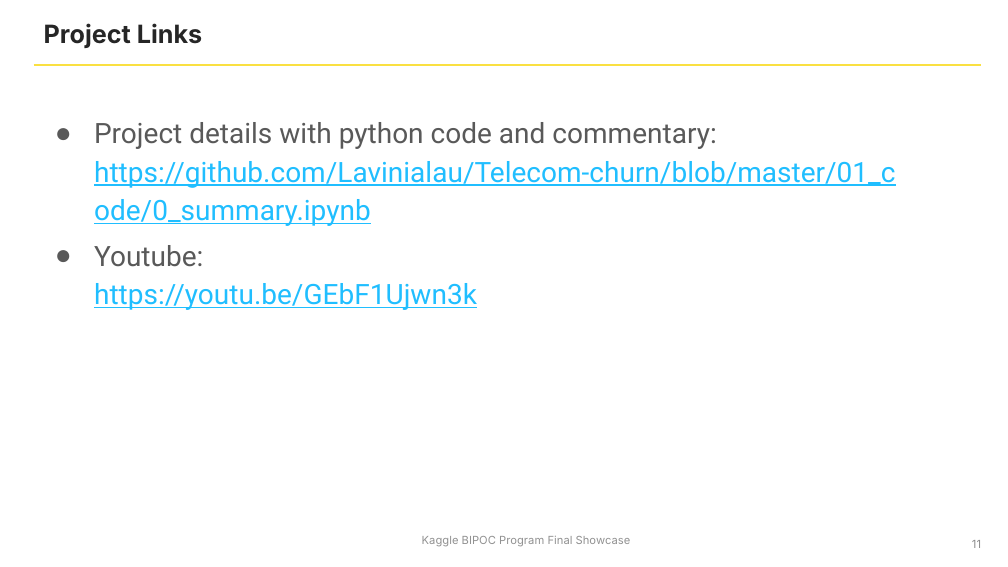
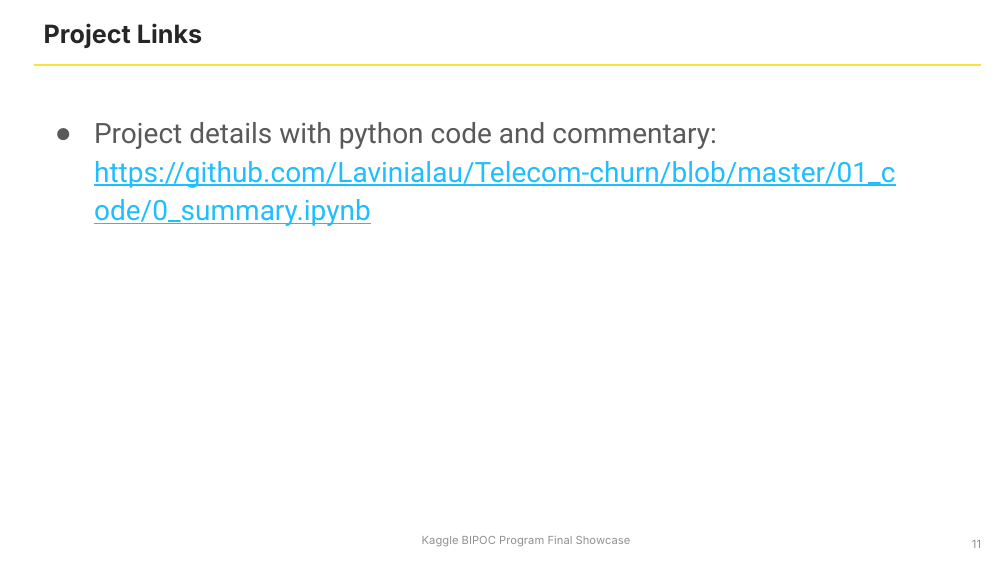
Before and after one commit to Lavinialau/Telecom-churn, a slide deck: slide 11 of 03_assets/Customer_Churn_in_Telecom.pptx. Drawn at 1008x567 pixels with LibreOffice and Linux fonts; fonts in the diff are those of the drawing; background and template pictures are left out. Boxes give left, top, right and bottom in pixels: in the first picture for what was removed or moved away, otherwise in the second. Text is boxed around its words. In the diff, an @@ line names an element or a change of style, - is before the commit and + after.

```diff
--- a/03_assets/Customer_Churn_in_Telecom.pptx
+++ b/03_assets/Customer_Churn_in_Telecom.pptx
@@ text at [94,245,477,310]: paragraph removed @@
-● Youtube:
-  https://youtu.be/GEbF1Ujwn3k
```
Also in this commit, not shown: 4 other slides changed, 3 other files.
